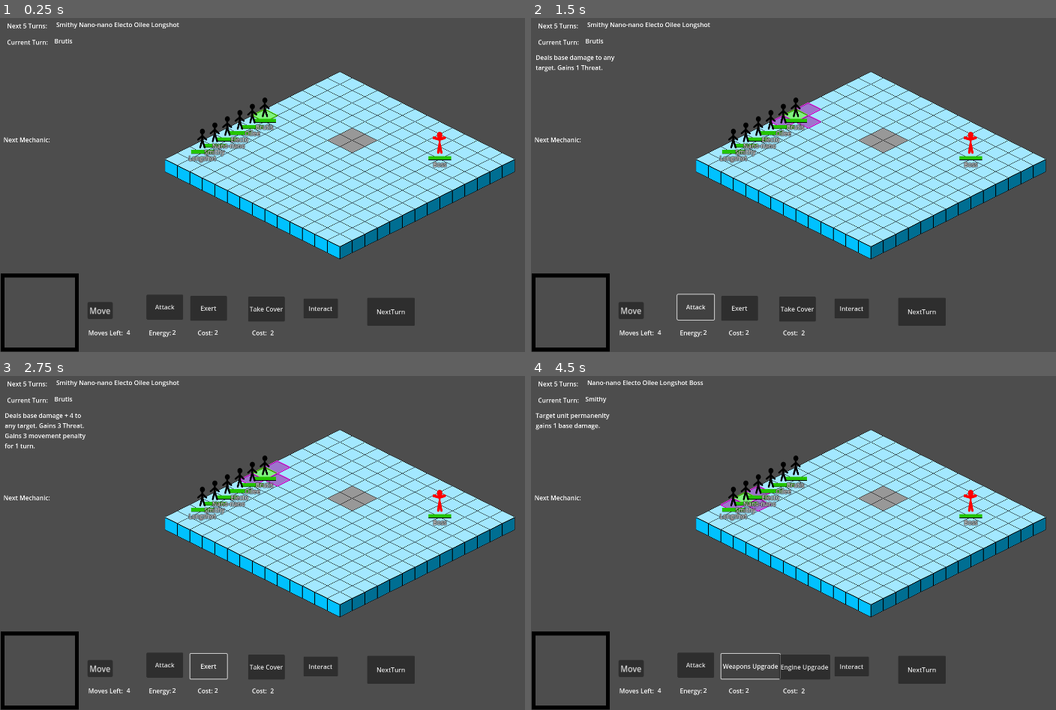
Above: before the commit, frames 1-4 (two rows, left to right).
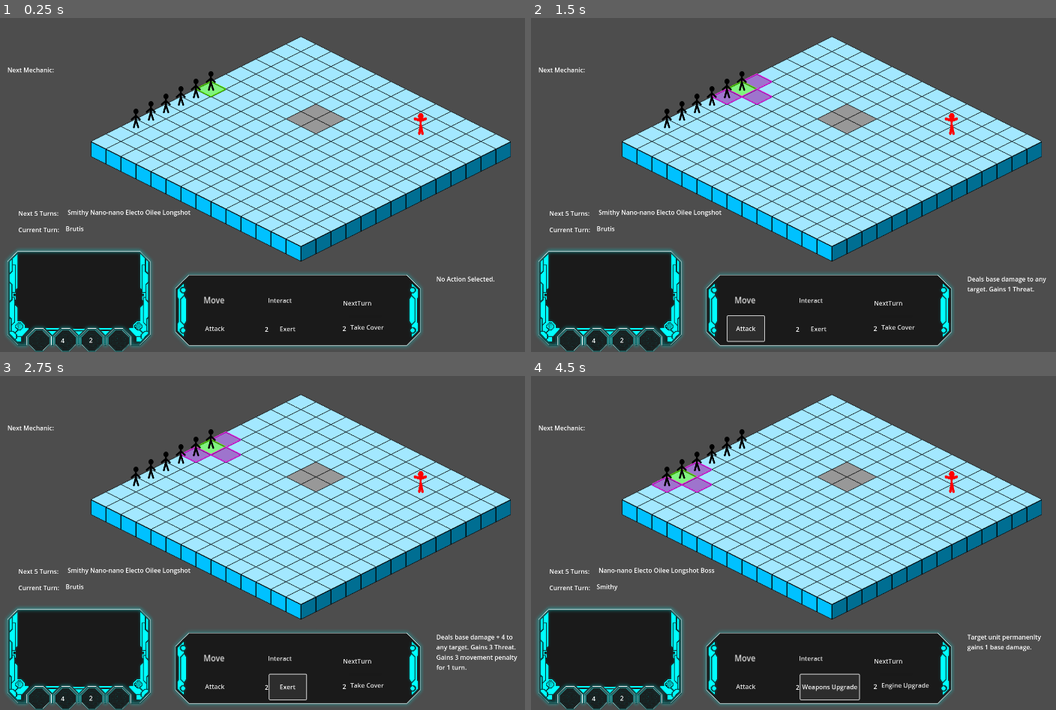
Above: after the commit, the same moments.

Repository: ScottHo/tactics
Game: Godot game, scene res://level.tscn
The game is run twice, just before and just after one commit, with the same random seed, the same clock (stepped at 60 frames per second) and the same inputs.
Inputs:
- Up to frame 1 (0.25 s): no input
- Up to frame 2 (1.5 s): click "Interact" at 0.5 s; click "Attack" at 1.25 s
- Up to frame 3 (2.75 s): click "Exert" at 2 s
- Up to frame 4 (4.5 s): click "Take Cover" at 2.75 s; click "NextTurn" at 3.5 s; click "Weapons Upgrade" at 4.25 s

The runs differ from the first frame. In frame 1, 38% of the frame differs, in the area x 0-99%, y 1-100%; in frame 2, 38%; in frame 3, 39%; in frame 4, 39%.

Commit message:
Start of good UI

Diff:
--- a/CharacterCommon.tscn
+++ b/CharacterCommon.tscn
@@ -1,8 +1,6 @@
-[gd_scene load_steps=5 format=3 uid="uid://b6iqxvpypem6r"]
+[gd_scene load_steps=3 format=3 uid="uid://b6iqxvpypem6r"]
 
 [ext_resource type="PackedScene" uid="uid://cl5fa5qem3vpd" path="res://TextAnimation.tscn" id="3_dh5hh"]
-[ext_resource type="Texture2D" uid="uid://di2pvfhgjirl" path="res://Progress_Under.png" id="3_kuya7"]
-[ext_resource type="Texture2D" uid="uid://pgde8yg8u1fd" path="res://Progress_Over.png" id="4_jujy2"]
 
 [sub_resource type="CapsuleShape2D" id="CapsuleShape2D_mdc5f"]
 radius = 5.91449
@@ -31,23 +29,3 @@
 [node name="TextAnimation" parent="TextParent" instance=ExtResource("3_dh5hh")]
 offset_top = 0.0
 offset_bottom = 26.0001
-
-[node name="Label" type="Label" parent="."]
-z_index = 10
-offset_left = -20.015
-offset_top = 9.39313
-offset_right = 19.985
-offset_bottom = 24.3931
-theme_override_colors/font_outline_color = Color(0, 0, 0, 1)
-theme_override_constants/outline_size = 2
-theme_override_font_sizes/font_size = 8
-horizontal_alignment = 1
-
-[node name="TextureProgressBar" type="TextureProgressBar" parent="."]
-offset_left = -14.8187
-offset_top = 3.71229
-offset_right = 285.181
-offset_bottom = 53.7123
-scale = Vector2(0.1, 0.1)
-texture_under = ExtResource("3_kuya7")
-texture_progress = ExtResource("4_jujy2")
--- a/Entity.gd
+++ b/Entity.gd
@@ -34,7 +34,6 @@
     if health < 0:
         health = 0
     sprite.textAnimation().lose_health(hp)
-    sprite.setHP(health)
     return
 
 func gainHP(hp):
@@ -42,7 +41,6 @@
     if health > max_health:
         health = max_health
     sprite.textAnimation().gain_health(hp)
-    sprite.setHP(health)
     return
 
 func gainThreat(t):
--- a/EntitySprite.gd
+++ b/EntitySprite.gd
@@ -40,17 +40,5 @@
     moving = true
     return
 
-func setMaxHP(hp: int):
-    $CharacterCommon/TextureProgressBar.max_value = hp
-    return
-
-func setHP(hp: int):
-    $CharacterCommon/TextureProgressBar.value = hp
-    return
-
-func setLabel(s):
-    $CharacterCommon/Label.text = s
-    return
-
 func textAnimation() -> TextAnimation:
     return $CharacterCommon/TextParent/TextAnimation
--- a/level.gd
+++ b/level.gd
@@ -110,10 +110,7 @@
     var sprite: EntitySprite  = load(sprite_path).instantiate()
     add_child(sprite)
     sprite.global_position = tileMap.pointToGlobal(ent.location)
-    sprite.setMaxHP(ent.health)
-    sprite.setHP(ent.health)
     ent.sprite = sprite
-    sprite.setLabel(ent.display_name)
     ent.setThreat(0)
     if ally:
         var _id = state.addAlly(ent)
--- a/level.tscn
+++ b/level.tscn
@@ -21,6 +21,7 @@
 
 [node name="TileMap" type="TileMap" parent="."]
 y_sort_enabled = true
+scale = Vector2(1.2, 1.2)
 tile_set = ExtResource("2_df7di")
 cell_quadrant_size = 64
 format = 2
@@ -39,6 +40,7 @@
 
 [node name="HighlightMap" type="TileMap" parent="."]
 y_sort_enabled = true
+scale = Vector2(1.2, 1.2)
 tile_set = ExtResource("3_ilats")
 cell_quadrant_size = 64
 format = 2
@@ -47,13 +49,13 @@
 script = ExtResource("4_fv11e")
 
 [node name="Camera2D" type="Camera2D" parent="."]
-position = Vector2(90, 206)
+position = Vector2(228, 280)
 
 [node name="MoveService" type="Node2D" parent="."]
 script = ExtResource("6_jpms6")
 
 [node name="MenuService" parent="." instance=ExtResource("7_psia6")]
-position = Vector2(-678, -226)
+position = Vector2(-534, -154)
 
 [node name="TurnService" type="Node2D" parent="."]
 script = ExtResource("8_5tca6")
--- a/menu.gd
+++ b/menu.gd
@@ -9,13 +9,13 @@
 @onready var moveButton: Button = $BottomBar/MoveButton
 @onready var nextTurnButton: Button = $BottomBar/TurnButton
 @onready var interactButton: Button = $BottomBar/InteractButton
-@onready var attackButton: Button = $BottomBar/ActionContainer/AttackButton
-@onready var action1Button: Button = $BottomBar/ActionContainer/Action1Button
-@onready var action2Button: Button = $BottomBar/ActionContainer/Action2Button
-@onready var action1Cost: Label = $BottomBar/ActionContainer/Action1Cost
-@onready var action2Cost: Label = $BottomBar/ActionContainer/Action2Cost
-@onready var currentEnergy: Label = $BottomBar/ActionContainer/CurrentEnergy
-@onready var numMovesLabel: Label = $BottomBar/NumMovesLabel
+@onready var attackButton: Button = $BottomBar/AttackButton
+@onready var action1Button: Button = $BottomBar/Action1Button
+@onready var action2Button: Button = $BottomBar/Action2Button
+@onready var action1Cost: Label = $BottomBar/Action1Cost
+@onready var action2Cost: Label = $BottomBar/Action2Cost
+@onready var currentEnergy: Label = $CharacterContainer/CurrentEnergy
+@onready var numMovesLabel: Label = $CharacterContainer/NumMovesLabel
 @onready var currentTurnLabel: Label = $Control/TurnLabelsContainer/CurrentTurnLabel
 @onready var futureTurnsLabel: Label = $Control/TurnLabelsContainer/FutureTurnsLabel
 
--- a/menu.tscn
+++ b/menu.tscn
@@ -1,7 +1,9 @@
-[gd_scene load_steps=3 format=3 uid="uid://ccrflxfdcwo3c"]
+[gd_scene load_steps=5 format=3 uid="uid://ccrflxfdcwo3c"]
 
 [ext_resource type="Script" path="res://menu.gd" id="1_0qs77"]
-[ext_resource type="Texture2D" uid="uid://dsxu3cnidj7yl" path="res://Frame.png" id="2_fglvh"]
+[ext_resource type="Texture2D" uid="uid://dvhthsjscodck" path="res://LongBar.png" id="2_qjbob"]
+[ext_resource type="Texture2D" uid="uid://dd07msinegqrh" path="res://CharacterBackground.png" id="2_uc0wx"]
+[ext_resource type="Texture2D" uid="uid://copof1rbxi83h" path="res://TransparentCharacterFrame.png" id="3_rm5vq"]
 
 [node name="Node2D" type="Node2D"]
 z_index = 10
@@ -15,10 +17,10 @@
 
 [node name="TurnLabelsContainer" type="Control" parent="Control"]
 anchors_preset = 0
-offset_left = 3.0
-offset_top = 1.0
-offset_right = 43.0
-offset_bottom = 41.0
+offset_left = 26.0
+offset_top = 484.0
+offset_right = 66.0
+offset_bottom = 524.0
 
 [node name="Label4" type="Label" parent="Control/TurnLabelsContainer"]
 layout_mode = 0
@@ -62,10 +64,10 @@
 
 [node name="MechanicContainer" type="Control" parent="Control"]
 anchors_preset = 0
-offset_left = 4.0
-offset_top = 304.0
-offset_right = 246.0
-offset_bottom = 373.0
+offset_left = 8.0
+offset_top = 127.0
+offset_right = 250.0
+offset_bottom = 196.0
 
 [node name="Label" type="Label" parent="Control/MechanicContainer"]
 layout_mode = 0
@@ -86,156 +88,130 @@
 [node name="DescriptionContainer" type="Control" parent="Control"]
 layout_mode = 3
 anchors_preset = 0
-offset_left = 13.0
-offset_top = 94.0
-offset_right = 53.0
-offset_bottom = 134.0
+offset_left = 1063.0
+offset_top = 664.0
+offset_right = 1103.0
+offset_bottom = 704.0
 
 [node name="DescriptionLabel" type="Label" parent="Control/DescriptionContainer"]
 layout_mode = 0
-offset_left = -1.0
+offset_left = 48.0
 offset_top = 3.0
-offset_right = 219.0
+offset_right = 268.0
 offset_bottom = 203.0
+text = "No Action Selected."
 autowrap_mode = 2
 
 [node name="BottomBar" type="Control" parent="."]
 layout_mode = 3
 anchors_preset = 0
-offset_left = 5.0
-offset_top = 722.0
-offset_right = 45.0
-offset_bottom = 762.0
-
-[node name="Frame" type="Sprite2D" parent="BottomBar"]
-position = Vector2(97, 41)
-texture = ExtResource("2_fglvh")
-
-[node name="CharacterImage" type="Sprite2D" parent="BottomBar/Frame"]
+offset_left = 170.0
+offset_top = 715.0
+offset_right = 210.0
+offset_bottom = 755.0
+
+[node name="LongBar" type="Sprite2D" parent="BottomBar"]
+position = Vector2(760, 44)
+scale = Vector2(0.25, 0.25)
+texture = ExtResource("2_qjbob")
 
 [node name="MoveButton" type="Button" parent="BottomBar"]
 layout_mode = 0
-offset_left = 219.0
-offset_top = 13.9999
-offset_right = 270.0
-offset_bottom = 44.9999
+offset_left = 340.0
+offset_top = -2.99998
+offset_right = 391.0
+offset_bottom = 28.0
 scale = Vector2(1.27043, 1.39487)
 text = "Move"
 
 [node name="TurnButton" type="Button" parent="BottomBar"]
 layout_mode = 0
-offset_left = 935.0
-offset_top = 3.0
-offset_right = 1057.0
-offset_bottom = 75.0
+offset_left = 678.0
+offset_top = -10.0
+offset_right = 800.0
+offset_bottom = 62.0
 text = "NextTurn
 "
 
-[node name="NumMovesLabel" type="Label" parent="BottomBar"]
-layout_mode = 0
-offset_left = 319.112
-offset_top = 80.0
-offset_right = 359.112
-offset_bottom = 106.0
+[node name="InteractButton" type="Button" parent="BottomBar"]
+layout_mode = 0
+offset_left = 497.0
+offset_top = -7.0
+offset_right = 585.0
+offset_bottom = 44.0
+text = "Interact
+"
+
+[node name="AttackButton" type="Button" parent="BottomBar"]
+layout_mode = 0
+offset_left = 327.0
+offset_top = 59.0
+offset_right = 421.0
+offset_bottom = 123.0
+text = "Attack"
+
+[node name="Action1Button" type="Button" parent="BottomBar"]
+layout_mode = 0
+offset_left = 514.0
+offset_top = 60.0
+offset_right = 608.0
+offset_bottom = 124.0
+text = "Action 1
+"
+
+[node name="Action2Button" type="Button" parent="BottomBar"]
+layout_mode = 0
+offset_left = 717.0
+offset_top = 56.0
+offset_right = 811.0
+offset_bottom = 120.0
+text = "Action2
+"
+
+[node name="Action1Cost" type="Label" parent="BottomBar"]
+layout_mode = 0
+offset_left = 502.0
+offset_top = 81.0
+offset_right = 521.0
+offset_bottom = 107.0
+text = "0
+"
+
+[node name="Action2Cost" type="Label" parent="BottomBar"]
+layout_mode = 0
+offset_left = 701.0
+offset_top = 79.0
+offset_right = 741.0
+offset_bottom = 105.0
+text = "0
+"
+
+[node name="CharacterContainer" type="Node2D" parent="."]
+position = Vector2(196, 731)
+
+[node name="CharacterBackground" type="Sprite2D" parent="CharacterContainer"]
+scale = Vector2(0.25, 0.25)
+texture = ExtResource("2_uc0wx")
+
+[node name="CharacterSprite" type="Sprite2D" parent="CharacterContainer"]
+position = Vector2(0, -25)
+scale = Vector2(1, 1)
+
+[node name="TransparentCharacterFrame" type="Sprite2D" parent="CharacterContainer"]
+scale = Vector2(0.25, 0.25)
+texture = ExtResource("3_rm5vq")
+
+[node name="NumMovesLabel" type="Label" parent="CharacterContainer"]
+offset_left = -46.0
+offset_top = 94.0
+offset_right = -6.0
+offset_bottom = 120.0
 text = "1"
 
-[node name="Label5" type="Label" parent="BottomBar"]
-layout_mode = 0
-offset_left = 221.0
-offset_top = 81.235
-offset_right = 326.0
-offset_bottom = 107.235
-text = "Moves Left:"
-
-[node name="InteractButton" type="Button" parent="BottomBar"]
-layout_mode = 0
-offset_left = 772.0
-offset_top = 5.0
-offset_right = 860.0
-offset_bottom = 56.0
-text = "Interact
-"
-
-[node name="ActionContainer" type="Control" parent="BottomBar"]
-anchors_preset = 0
-offset_left = 359.0
-offset_top = -58.0
-offset_right = 691.0
-offset_bottom = 17.0
-
-[node name="AttackButton" type="Button" parent="BottomBar/ActionContainer"]
-layout_mode = 0
-offset_left = 11.0
-offset_top = 53.0
-offset_right = 105.0
-offset_bottom = 117.0
-text = "Attack"
-
-[node name="Action1Button" type="Button" parent="BottomBar/ActionContainer"]
-layout_mode = 0
-offset_left = 123.49
-offset_top = 55.857
-offset_right = 217.49
-offset_bottom = 119.857
-text = "Action 1
-"
-
-[node name="Action2Button" type="Button" parent="BottomBar/ActionContainer"]
-layout_mode = 0
-offset_left = 271.0
-offset_top = 58.0
-offset_right = 365.0
-offset_bottom = 122.0
-text = "Action2
-"
-
-[node name="Label2" type="Label" parent="BottomBar/ActionContainer"]
-layout_mode = 0
-offset_left = 142.0
-offset_top = 139.0
-offset_right = 194.0
-offset_bottom = 165.0
-text = "Cost:"
-
-[node name="Label3" type="Label" parent="BottomBar/ActionContainer"]
-layout_mode = 0
-offset_left = 280.51
-offset_top = 139.143
-offset_right = 332.51
-offset_bottom = 165.143
-text = "Cost:"
-
-[node name="Action1Cost" type="Label" parent="BottomBar/ActionContainer"]
-layout_mode = 0
-offset_left = 185.0
-offset_top = 138.0
-offset_right = 204.0
-offset_bottom = 164.0
+[node name="CurrentEnergy" type="Label" parent="CharacterContainer"]
+offset_left = 26.0
+offset_top = 93.0
+offset_right = 45.0
+offset_bottom = 119.0
 text = "0
 "
-
-[node name="Action2Cost" type="Label" parent="BottomBar/ActionContainer"]
-layout_mode = 0
-offset_left = 327.51
-offset_top = 139.143
-offset_right = 367.51
-offset_bottom = 165.143
-text = "0
-"
-
-[node name="Label4" type="Label" parent="BottomBar/ActionContainer"]
-layout_mode = 0
-offset_left = 17.0
-offset_top = 139.0
-offset_right = 75.0
-offset_bottom = 165.0
-text = "Energy:"
-
-[node name="CurrentEnergy" type="Label" parent="BottomBar/ActionContainer"]
-layout_mode = 0
-offset_left = 77.0
-offset_top = 138.0
-offset_right = 96.0
-offset_bottom = 164.0
-text = "0
-"
Binary file added: CharacterBackground.png
Not shown, added: CharacterBackground.png.import
Binary file added: Large-screen-no-buttons.png
Not shown, added: Large-screen-no-buttons.png.import
Binary file added: LongBar.png
Not shown, added: LongBar.png.import
Binary file added: TransparentCharacterFrame.png
Not shown, added: TransparentCharacterFrame.png.import
Binary file added: long-vertical.png
Not shown, added: long-vertical.png.import
